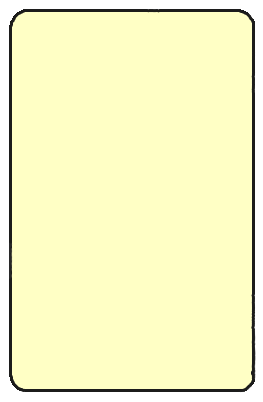
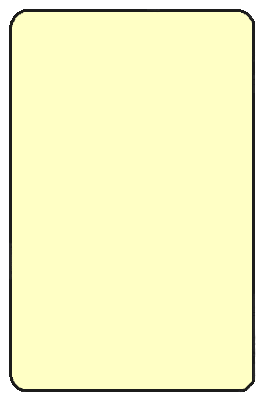
Layered file, before and after one edit (263×402). Changes by layer:
painted on "Layer 2" over <box>10,9,255,392</box>
painted on "Layer 1" over <box>238,349,256,392</box>
